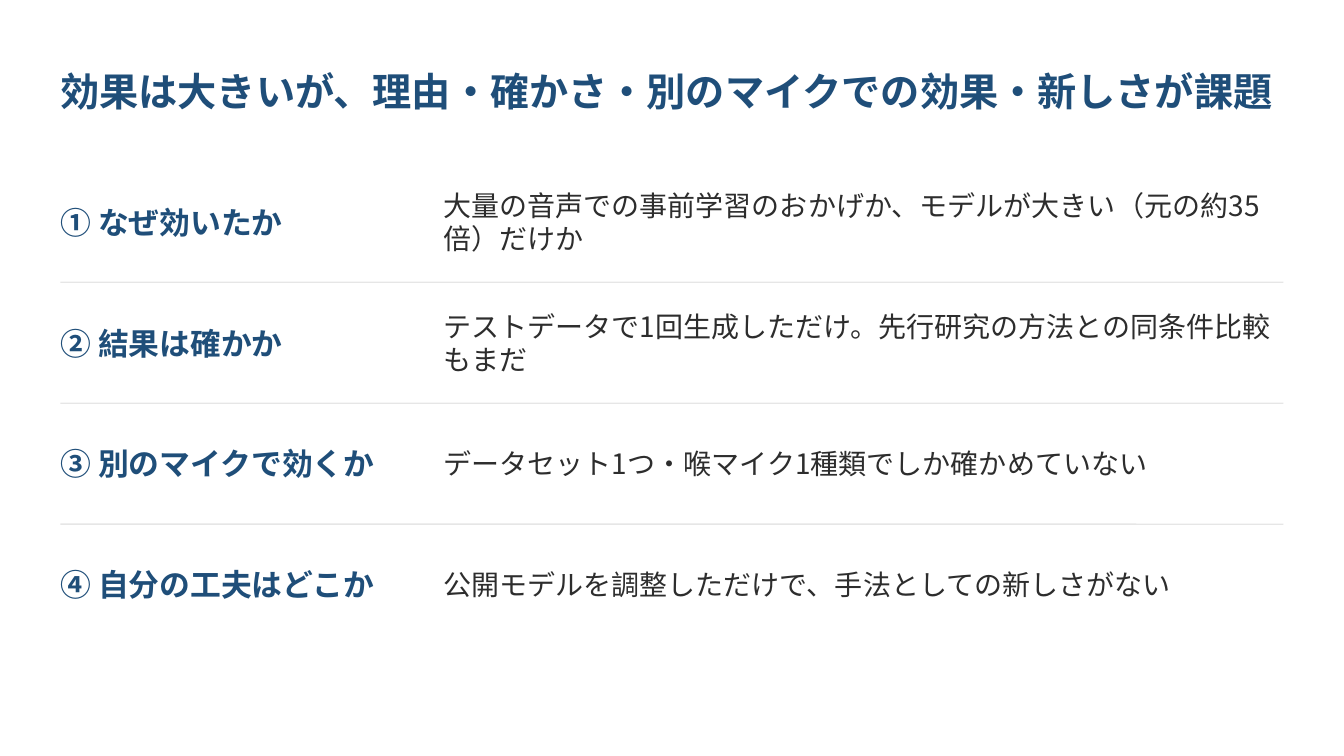
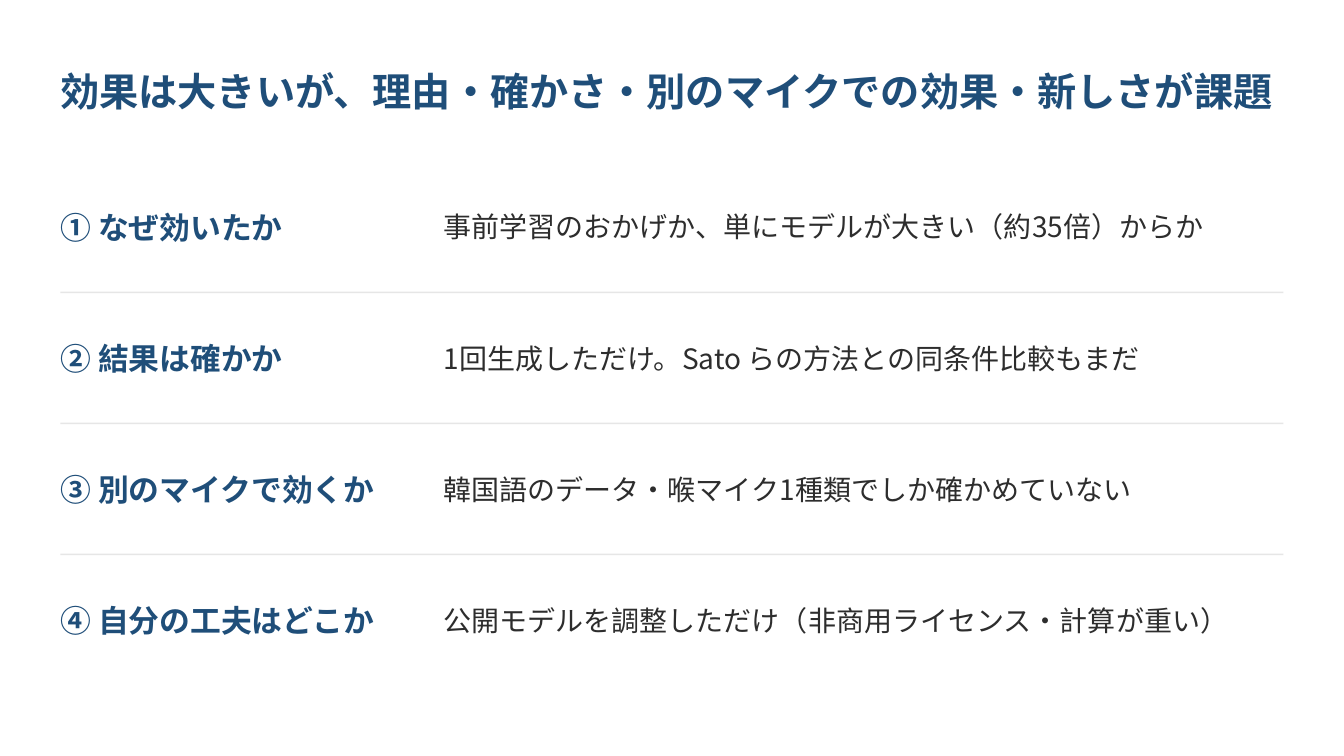
Before and after one commit to kasugayuji0716-art/bone-conduction-research, a slide deck: slide 5 of results/progress_slides_2026-10.pptx. Drawn at 1344x756 pixels with LibreOffice and Linux fonts; fonts in the diff are those of the drawing. Boxes give left, top, right and bottom in pixels: in the first picture for what was removed or moved away, otherwise in the second. Text is boxed around its words. In the diff, an @@ line names an element or a change of style, - is before the commit and + after.

```diff
--- a/results/progress_slides_2026-10.pptx
+++ b/results/progress_slides_2026-10.pptx
@@ text "① なぜ効いたか": place and size @@
-text "① なぜ効いたか" at bbox=[60, 207, 283, 237]
+text "① なぜ効いたか" at bbox=[60, 212, 283, 242]
@@ text at bbox=[443, 213, 1203, 240]: text changed @@
-大量の音声での事前学習のおかげか、モデルが大きい（元の約35倍）だけか
+事前学習のおかげか、単にモデルが大きい（約35倍）からか
@@ line moved from (60, 282) - (1284, 282) to (60, 292) - (1284, 292) @@
@@ text "② 結果は確かか": place and size @@
-text "② 結果は確かか" at bbox=[60, 328, 283, 358]
+text "② 結果は確かか" at bbox=[60, 343, 283, 373]
@@ text at bbox=[443, 345, 1140, 372]: text changed @@
-テストデータで1回生成しただけ。先行研究の方法との同条件比較もまだ
+1回生成しただけ。Sato らの方法との同条件比較もまだ
@@ text "③ 別のマイクで効くか": place and size @@
-text "③ 別のマイクで効くか" at bbox=[60, 448, 374, 478]
+text "③ 別のマイクで効くか" at bbox=[60, 474, 374, 504]
@@ line moved from (60, 403) - (1284, 403) to (60, 423) - (1284, 423) @@
@@ text at bbox=[443, 476, 1131, 503]: text changed @@
-データセット1つ・喉マイク1種類でしか確かめていない
+韓国語のデータ・喉マイク1種類でしか確かめていない
@@ line moved from (60, 524) - (1284, 524) to (60, 555) - (1284, 555) @@
@@ text "④ 自分の工夫はどこか": place and size @@
-text "④ 自分の工夫はどこか" at bbox=[60, 569, 374, 599]
+text "④ 自分の工夫はどこか" at bbox=[60, 605, 374, 635]
@@ text at bbox=[443, 607, 1228, 634]: text changed @@
-公開モデルを調整しただけで、手法としての新しさがない
+公開モデルを調整しただけ（非商用ライセンス・計算が重い）
```
Also in this commit, not shown: 5 other slides changed, 2 other files.
